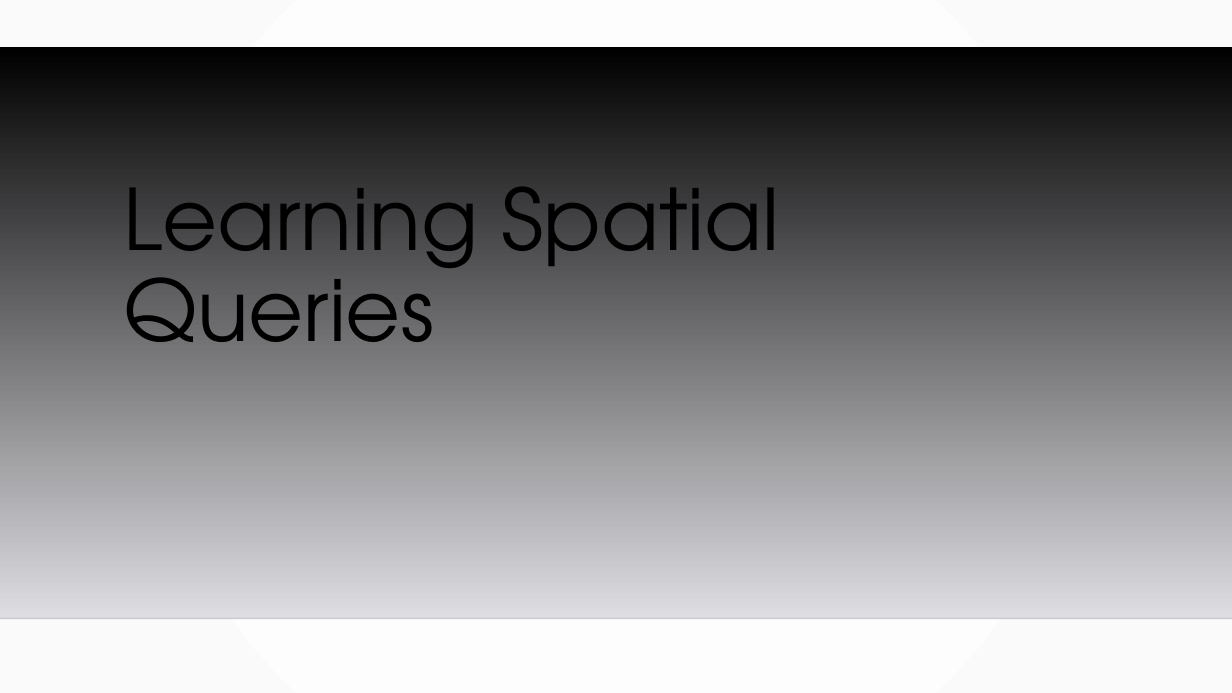
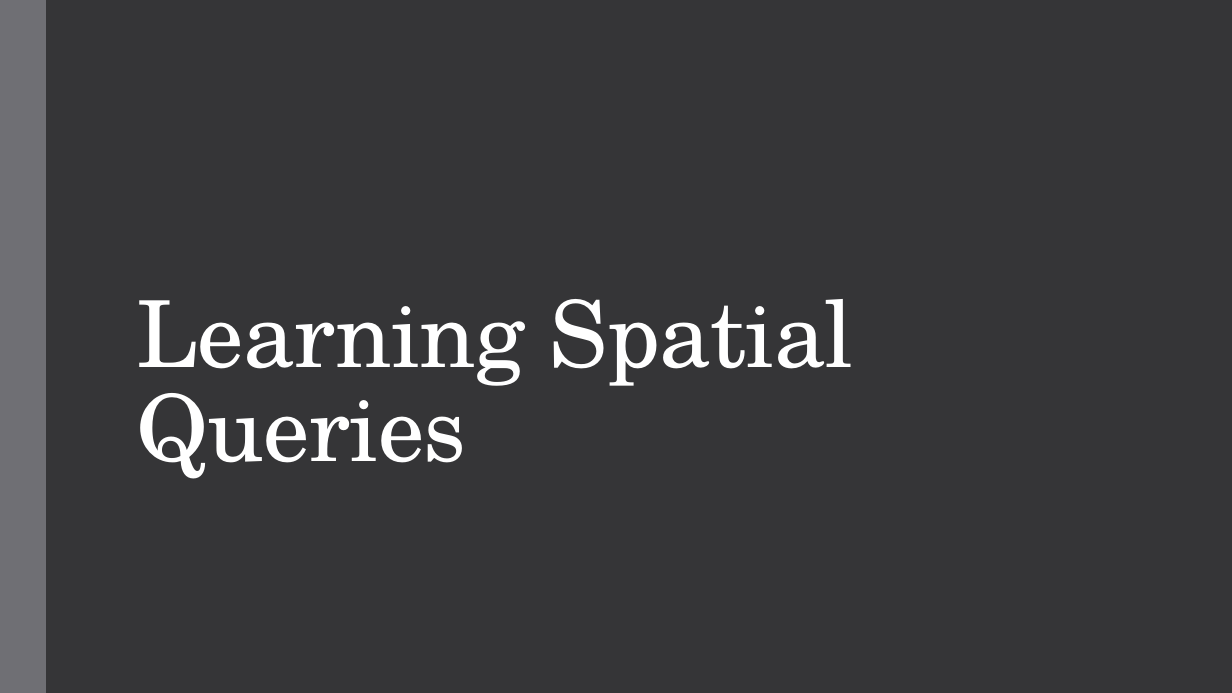
Before and after one commit to MGIS-UMN/GIS5577_week7, a slide deck: slide 1 of Spatial_Questions.odp. Drawn at 1232x693 pixels with LibreOffice and Linux fonts; fonts in the diff are those of the drawing; background and template pictures are left out. Boxes give left, top, right and bottom in pixels: in the first picture for what was removed or moved away, otherwise in the second. Text is boxed around its words. In the diff, an @@ line names an element or a change of style, - is before the commit and + after.

```diff
--- a/Spatial_Questions.odp
+++ b/Spatial_Questions.odp
@@ background gradient #FFFFFF to #FAFAFA to #353537 @@
@@ freeform shape added at [0,0,46,693], fill #6F6F74 @@
@@ freeform shape removed at [0,47,1232,618] @@
@@ title "Learning Spatial Queries": place and size @@
-title "Learning Spatial Queries" at [123,186,779,342]
+title "Learning Spatial Queries" at [137,299,854,479]
@@ title "Learning Spatial Queries" at [137,299,854,479]: size 66 to 72 pt, font TeX Gyre Adventor to TeX Gyre Schola, text colour #000000 to #FFFFFF, letter spacing 0 to -0.5 pt; line spacing 0.9 to 0.85 @@
@@ line removed from (0, 618) to (1232, 618) @@
```
Also in this commit, not shown: 11 other slides changed, 1 other file.
